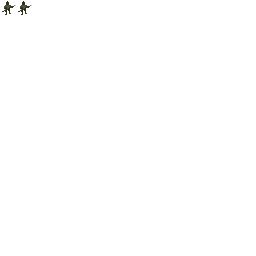
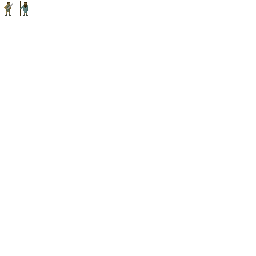
Layer changes from the first 256px x 256px image to the second:
painted on "Background" over 2, 1, 32, 16
